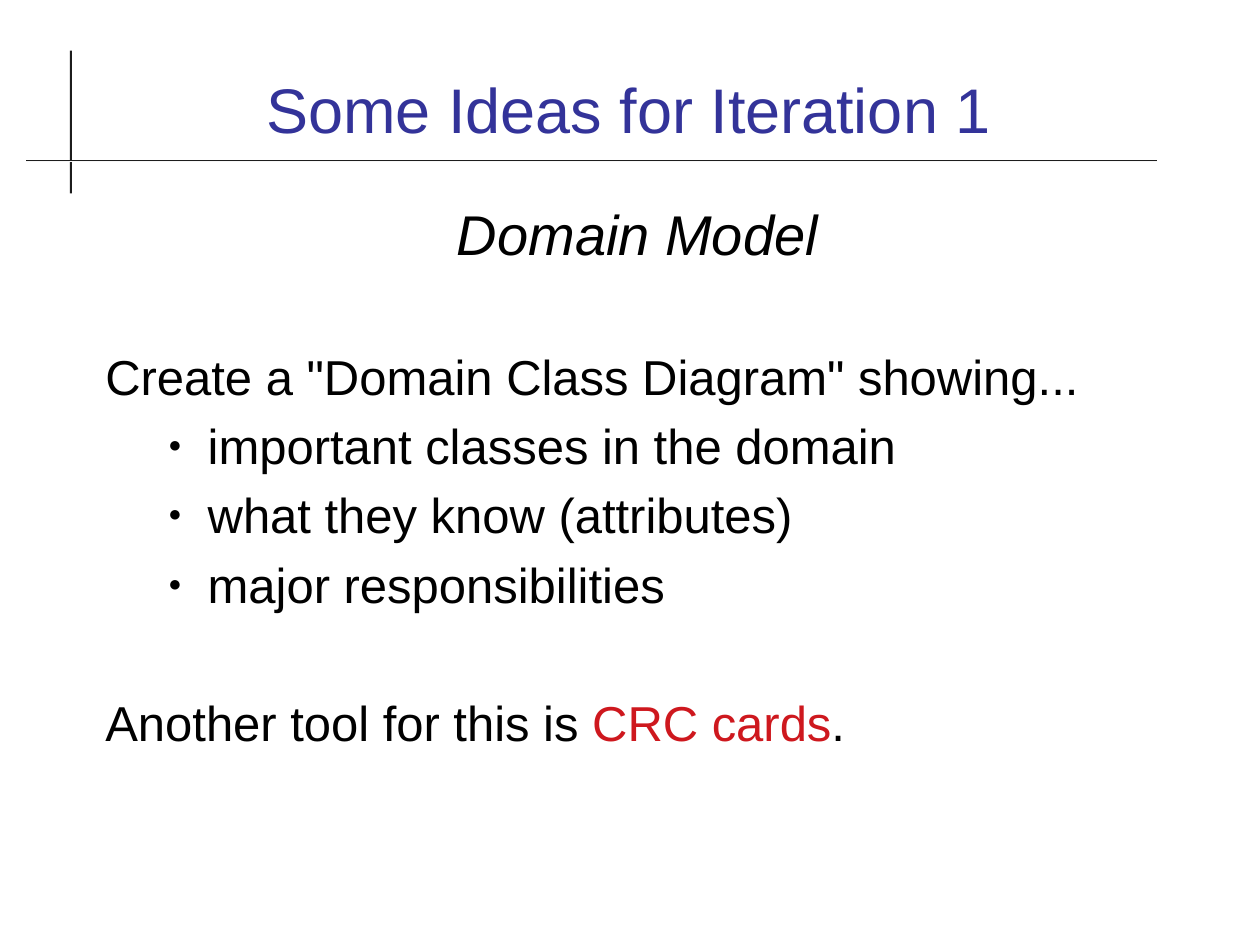
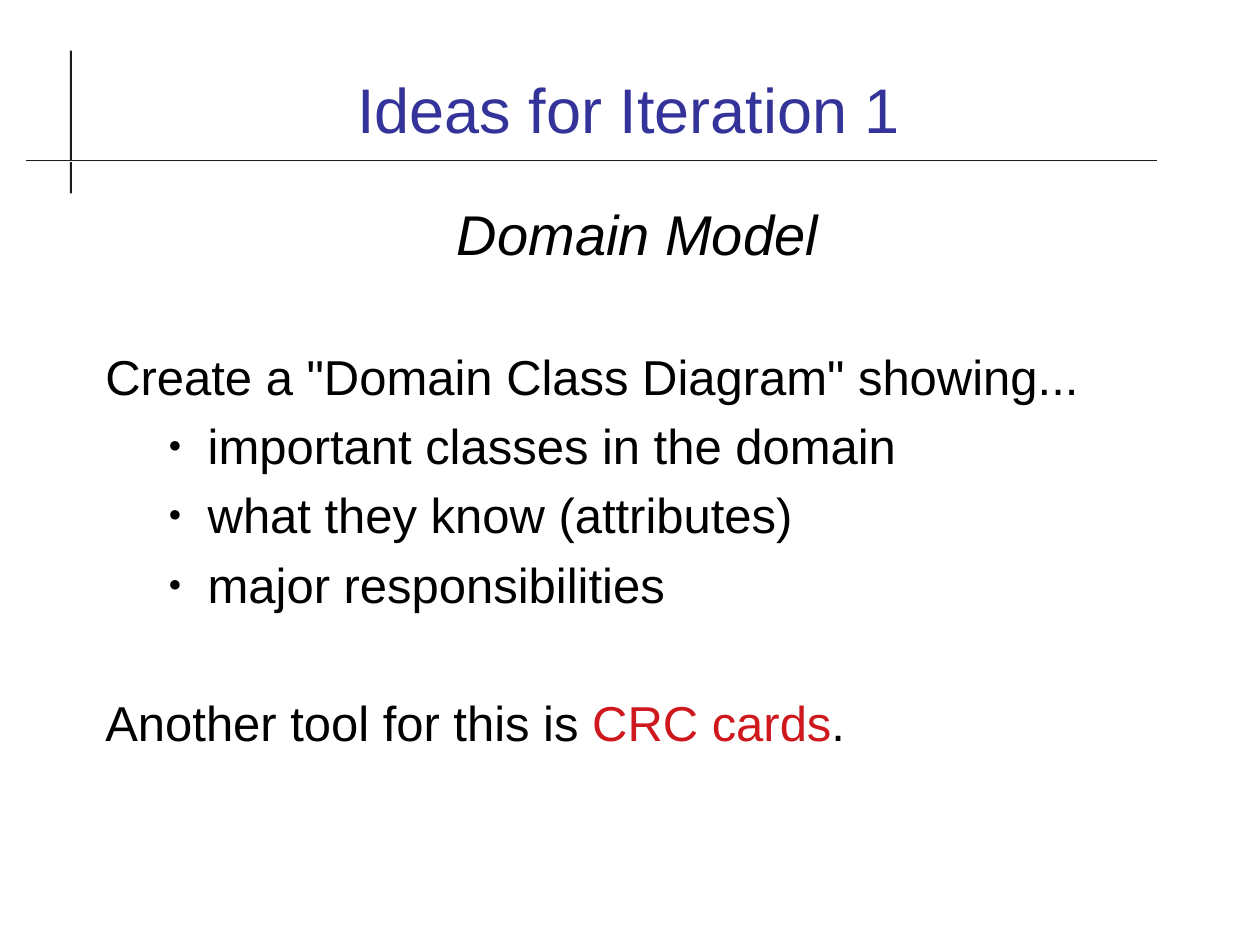
Before and after one commit to cpske/ISP, a slide deck: slide 14 of assignment/project/Iteration1.odp. Drawn at 1260x945 pixels with LibreOffice and Linux fonts; fonts in the diff are those of the drawing. Boxes give left, top, right and bottom in pixels: in the first picture for what was removed or moved away, otherwise in the second. Text is boxed around its words. In the diff, an @@ line names an element or a change of style, - is before the commit and + after.

Commit message:
iteration 1 guidance (week8)

```diff
--- a/assignment/project/Iteration1.odp
+++ b/assignment/project/Iteration1.odp
@@ title at (357, 87, 900, 134): text changed @@
-Some Ideas for Iteration 1
+Ideas for Iteration 1
```
Also in this commit, not shown: 9 other slides changed, 3 slides added, 1 slide removed, 6 other files.
